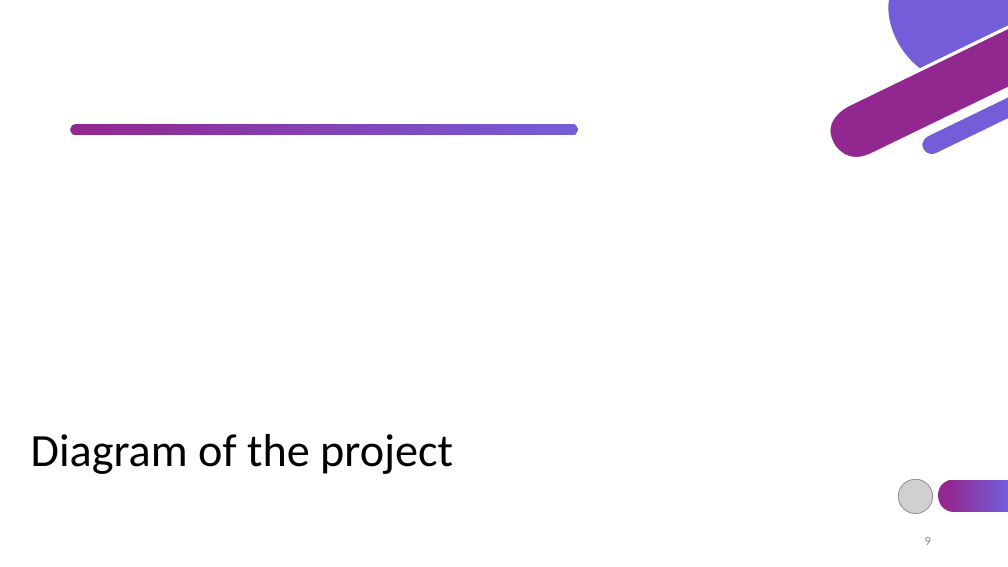
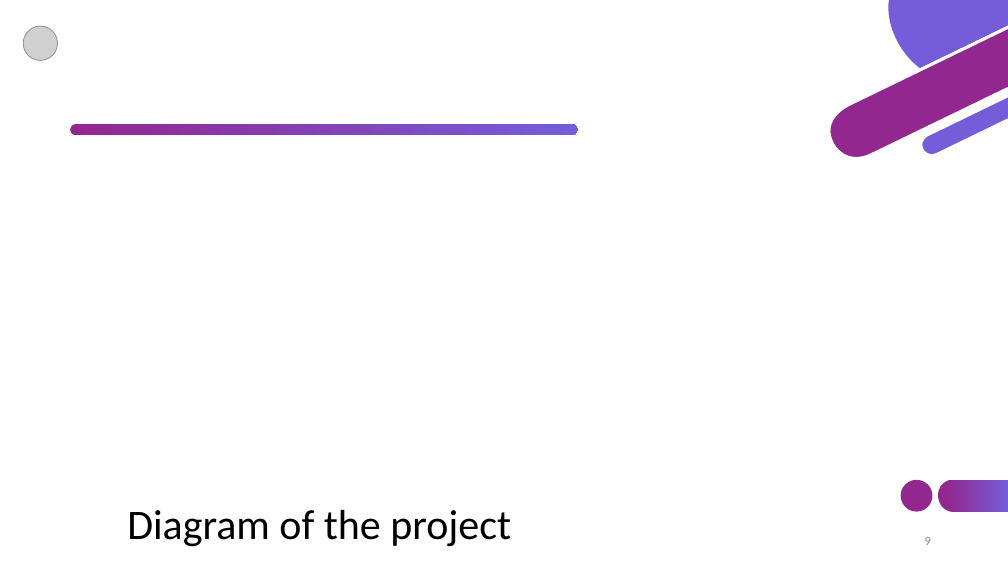
Before and after one commit to TsvetislavaYankova/ITTalents-FinalProject-Airbnb, a slide deck: slide 9 of Airbnb.pptx. Drawn at 1008x567 pixels with LibreOffice and Linux fonts; fonts in the diff are those of the drawing; grey boxes stand for pictures; background and template pictures are left out. Boxes give left, top, right and bottom in pixels: in the first picture for what was removed or moved away, otherwise in the second. Text is boxed around its words. In the diff, an @@ line names an element or a change of style, - is before the commit and + after.

Commit message:
Presentation & ER Diagram update

```diff
--- a/Airbnb.pptx
+++ b/Airbnb.pptx
@@ picture: place and size @@
-picture at [898, 479, 932, 513]
+picture at [23, 26, 57, 60]
@@ title "Diagram of the project": place and size @@
-title "Diagram of the project" at [31, 434, 453, 474]
+title "Diagram of the project" at [127, 510, 511, 547]
@@ title "Diagram of the project" at [127, 510, 511, 547]: size 44 to 40 pt @@
```
Also in this commit, not shown: 6 other slides changed, 1 slide added, 1 slide removed, 2 other files.
